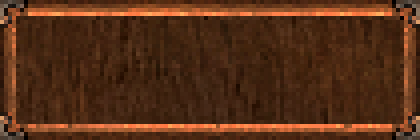
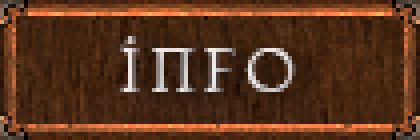
Revision of a layered 420px x 140px image; what changed, layer by layer:
showed group "Textos" (4 layers) over [120, 36, 328, 100]
painted on "Info" over [120, 36, 304, 92]
